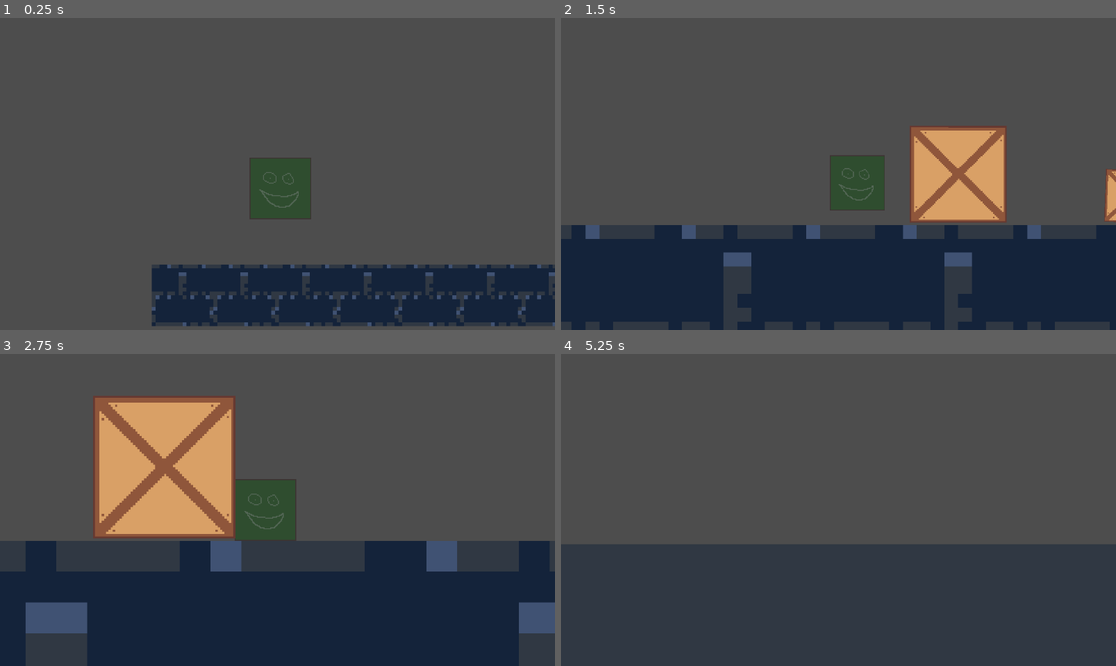
Above: before the commit, frames 1-4 (two rows, left to right).
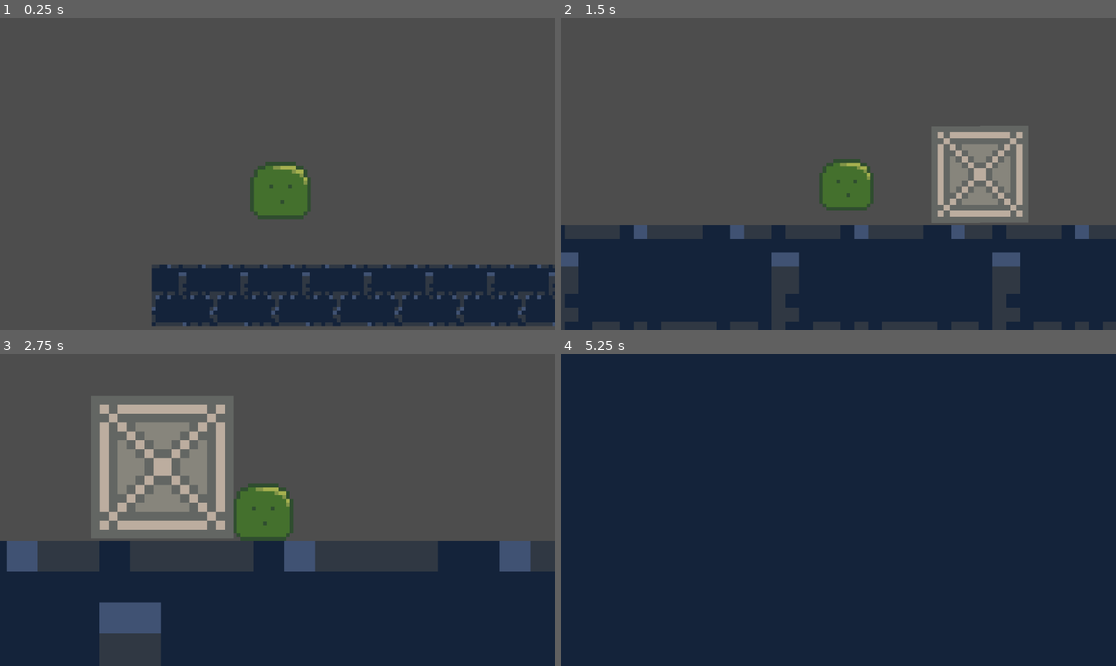
Above: after the commit, the same moments.

Repository: jkuball/splittle-bocks
Game: Godot game, scene res://scenes/playground.tscn
Same seed, same stepped clock (60 frames per second), same inputs: the game is played once before the commit and once after it.
Inputs:
- Up to frame 1 (0.25 s): no input
- Up to frame 2 (1.5 s): hold D (player_right) from 0.53 s (still down); tap Space (player_splittle) at 0.6, 1.35 s
- Up to frame 3 (2.75 s): release D (player_right) at 2.03 s; hold A (player_left) from 2.03 s (still down); tap Space (player_splittle) at 2.1 s
- Up to frame 4 (5.25 s): release A (player_left) at 2.78 s; hold D (player_right) 2.78-4.28 s; tap Space (player_splittle) every 0.75 s from 2.85 to 5.1 s; hold A (player_left) 4.28-5.03 s; hold D (player_right) from 5.03 s (still down)

The runs differ from the first frame. In frame 1, 1.7% of the frame differs, in the area x 45-57%, y 44-65%; in frame 2, 17%; in frame 3, 26%; in frame 4, 100%, in the area x 0-100%, y 0-100%.

Commit message:
more art

Diff:
--- a/scenes/bocks.tscn
+++ b/scenes/bocks.tscn
@@ -16,4 +16,6 @@
 shape = SubResource("RectangleShape2D_5db8f")
 
 [node name="Bocks Sprite" type="Sprite2D" parent="RigidBody/Collider"]
+position = Vector2(-1.90735e-06, -1.90735e-06)
+scale = Vector2(4, 4)
 texture = ExtResource("1_aun37")
--- a/scenes/player.tscn
+++ b/scenes/player.tscn
@@ -4,16 +4,16 @@
 [ext_resource type="Texture2D" uid="uid://cuoukr7d0jdaa" path="res://assets/player.png" id="2_affvc"]
 
 [sub_resource type="RectangleShape2D" id="RectangleShape2D_4qcak"]
-size = Vector2(126, 127)
+size = Vector2(126, 119)
 
 [node name="Player" type="CharacterBody2D"]
 script = ExtResource("1_lmyi4")
 
 [node name="Sprite2D" type="Sprite2D" parent="."]
-position = Vector2(-1.90735e-06, 1.90735e-06)
-scale = Vector2(2, 2)
+position = Vector2(1.90735e-06, 0.5)
+scale = Vector2(7.875, 7.9375)
 texture = ExtResource("2_affvc")
 
 [node name="CollisionShape2D" type="CollisionShape2D" parent="."]
-position = Vector2(0, 0.5)
+position = Vector2(0, 4.5)
 shape = SubResource("RectangleShape2D_4qcak")
Binary file changed: assets/bocks.aseprite
Binary file changed: assets/bocks.png
Binary file changed: assets/player.aseprite
Binary file changed: assets/player.png
